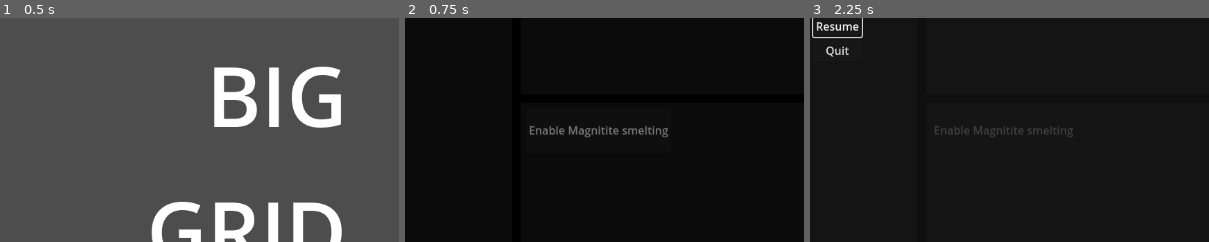
Above: before the commit, frames 1-3 (left to right).
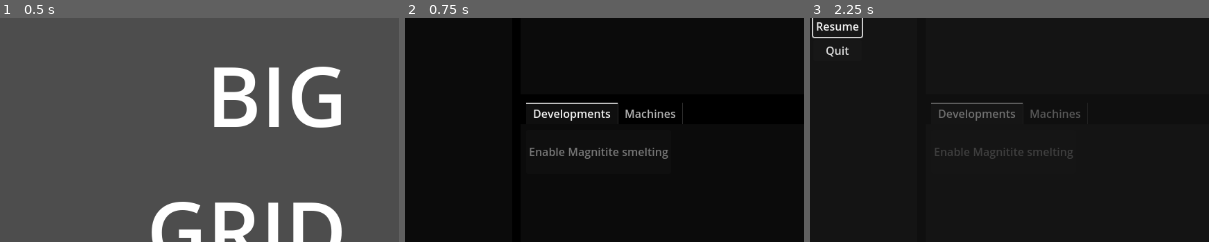
Above: after the commit, the same moments.

Repository: Carth501/The-Big-Grid
Game: Godot game, scene res://scenes/MainMenu.tscn
Same seed, same stepped clock (60 frames per second), same inputs: the game is played once before the commit and once after it. Sound files missing from this copy of the repository are replaced by a short silence.
Inputs (mouse positions are % of the whole screen's width and height, from its top left):
- Up to frame 1 (0.5 s): no input
- Up to frame 2 (0.75 s): click "New Game" at 0.5 s
- Up to frame 3 (2.25 s): click (7, 2) at 1.27 s; type "12" at 1.35 s; click (72, 2) at 1.5 s; type "12" at 1.58 s; click "Pause" at 2 s
The pictures show only the part of the screen within x 47-96%, y 40-90%; the shares and areas given below are measured in that part.

Frame 1 is identical in both runs. In frame 2, 2.3% of the frame differs, in the area x 30-70%, y 37-63%; in frame 3, 1.4%.

Commit message:
implement machines panel

Diff:
--- a/scenes/Game.tscn
+++ b/scenes/Game.tscn
@@ -18,6 +18,7 @@
 [ext_resource type="AudioStream" uid="uid://nqca84fbhaxg" path="res://sound/music/Pirate Software Gamejam 15, The Big Grid, _ Orc Dance Intermediate_.ogg" id="9_v5ac6"]
 [ext_resource type="Script" path="res://scripts/MusicSystem.gd" id="9_vk0jb"]
 [ext_resource type="AudioStream" uid="uid://dcdic5mi1gpr1" path="res://sound/music/Pirate Software Gamejam 15, The Big Grid, _ Orc Dance Orchestral_.ogg" id="10_agjpm"]
+[ext_resource type="Script" path="res://scripts/AutomationPanel.gd" id="11_3l4m0"]
 [ext_resource type="AudioStream" uid="uid://cdo74pgnqchtb" path="res://sound/music/_Workers' Delight_ The Big Grid, Pirate Software Gamejam 15.ogg" id="12_dwipf"]
 [ext_resource type="Script" path="res://scripts/logic/OptionsOverseer.gd" id="12_oy6by"]
 [ext_resource type="Script" path="res://scripts/logic/ObjectiveSystem.gd" id="14_lsg5e"]
@@ -229,12 +230,17 @@
 layout_mode = 2
 action_manager = NodePath("../../../../../../../Logic/ActionManager")
 
-[node name="DevBackground" type="ColorRect" parent="Display/MiddleSplit/RightSplit"]
+[node name="TabContainer" type="TabContainer" parent="Display/MiddleSplit/RightSplit"]
+layout_mode = 2
+current_tab = 1
+
+[node name="Developments" type="ColorRect" parent="Display/MiddleSplit/RightSplit/TabContainer"]
+visible = false
 clip_contents = true
 layout_mode = 2
 color = Color(0.0431373, 0.0431373, 0.0431373, 1)
 
-[node name="DevScrollContainer" type="ScrollContainer" parent="Display/MiddleSplit/RightSplit/DevBackground"]
+[node name="DevScrollContainer" type="ScrollContainer" parent="Display/MiddleSplit/RightSplit/TabContainer/Developments"]
 layout_mode = 1
 anchors_preset = 15
 anchor_right = 1.0
@@ -243,7 +249,7 @@
 grow_vertical = 2
 follow_focus = true
 
-[node name="MarginContainer" type="MarginContainer" parent="Display/MiddleSplit/RightSplit/DevBackground/DevScrollContainer"]
+[node name="MarginContainer" type="MarginContainer" parent="Display/MiddleSplit/RightSplit/TabContainer/Developments/DevScrollContainer"]
 layout_mode = 2
 size_flags_horizontal = 3
 theme_override_constants/margin_left = 8
@@ -251,10 +257,30 @@
 theme_override_constants/margin_right = 8
 theme_override_constants/margin_bottom = 8
 
-[node name="HFlowContainer" type="HFlowContainer" parent="Display/MiddleSplit/RightSplit/DevBackground/DevScrollContainer/MarginContainer" node_paths=PackedStringArray("development_handler")]
+[node name="HFlowContainer" type="HFlowContainer" parent="Display/MiddleSplit/RightSplit/TabContainer/Developments/DevScrollContainer/MarginContainer" node_paths=PackedStringArray("development_handler")]
 layout_mode = 2
 script = ExtResource("4_p32ci")
-development_handler = NodePath("../../../../../../../Logic/DevelopmentHandler")
+development_handler = NodePath("../../../../../../../../Logic/DevelopmentHandler")
+
+[node name="Machines" type="ColorRect" parent="Display/MiddleSplit/RightSplit/TabContainer" node_paths=PackedStringArray("machine_container", "machine_factory")]
+layout_mode = 2
+color = Color(0.0431373, 0.0431373, 0.0431373, 1)
+script = ExtResource("11_3l4m0")
+machine_container = NodePath("ScrollContainer/HFlowContainer")
+machine_factory = NodePath("../../../../../Logic/MachineFactory")
+
+[node name="ScrollContainer" type="ScrollContainer" parent="Display/MiddleSplit/RightSplit/TabContainer/Machines"]
+layout_mode = 1
+anchors_preset = 15
+anchor_right = 1.0
+anchor_bottom = 1.0
+grow_horizontal = 2
+grow_vertical = 2
+horizontal_scroll_mode = 0
+
+[node name="HFlowContainer" type="HFlowContainer" parent="Display/MiddleSplit/RightSplit/TabContainer/Machines/ScrollContainer"]
+layout_mode = 2
+size_flags_horizontal = 3
 
 [node name="SaveFilePanel" type="Button" parent="Display"]
 visible = false
@@ -374,8 +400,9 @@
 
 [node name="Logic" type="Node" parent="."]
 
-[node name="MachineFactory" type="Node" parent="Logic"]
+[node name="MachineFactory" type="Node" parent="Logic" node_paths=PackedStringArray("supply_collection")]
 script = ExtResource("4_e1gh5")
+supply_collection = NodePath("../SupplyCollection")
 
 [node name="SupplyCollection" type="Node" parent="Logic" node_paths=PackedStringArray("filter_foreman")]
 script = ExtResource("5_vwwhk")
@@ -474,6 +501,7 @@
 [connection signal="finished" from="Display/MusicSystem/OrcDanceOrchestral" to="Display/MusicSystem" method="next_track"]
 [connection signal="finished" from="Display/MusicSystem/WorkersDelight" to="Display/MusicSystem" method="next_track"]
 [connection signal="new_machine_built" from="Logic/MachineFactory" to="Display/MiddleSplit/RightSplit/ActionBackground/ActionMenuScrollContainer/MarginContainer/ActionMenu" method="add_new_machine"]
+[connection signal="new_machine_built" from="Logic/MachineFactory" to="Display/MiddleSplit/RightSplit/TabContainer/Machines" method="add_machine_editor"]
 [connection signal="new_supply" from="Logic/SupplyCollection" to="Display/MiddleSplit/SupplyBackground/SupplyScrollContainer/MarginContainer/HFlowContainer" method="_on_supply_collection_new_supply"]
 [connection signal="open_supply" from="Logic/SupplyCollection" to="Display/MiddleSplit/RightSplit/ActionBackground" method="open_supply_menu"]
 [connection signal="action_search_filter" from="Logic/ActionManager" to="Display/MiddleSplit/RightSplit/ActionBackground/ActionScrollContainer/MarginContainer/HFlowContainer" method="filter_actions"]
--- a/scenes/display/ActionMachineEditor.tscn
+++ b/scenes/display/ActionMachineEditor.tscn
@@ -3,23 +3,41 @@
 [ext_resource type="Script" path="res://scripts/display/ActionMachineEditor.gd" id="1_x85dw"]
 [ext_resource type="PackedScene" uid="uid://ciae7vjp2rl2u" path="res://scenes/display/DropdownArrow.tscn" id="2_nmtv4"]
 
-[node name="ActionMachineEditor" type="Panel" node_paths=PackedStringArray("name_field", "op_rate_field", "condition_list_container")]
+[node name="ActionMachineEditor" type="Control" node_paths=PackedStringArray("name_field", "op_rate_field", "condition_list_container")]
 custom_minimum_size = Vector2(232, 116)
+layout_mode = 3
+anchors_preset = 0
 offset_right = 232.0
-offset_bottom = 203.0
+offset_bottom = 144.0
+size_flags_vertical = 3
 script = ExtResource("1_x85dw")
-name_field = NodePath("Header/LineEdit")
-op_rate_field = NodePath("IntervalControl/OperationRateField")
-condition_list_container = NodePath("ConditionList")
+name_field = NodePath("Panel/VFlowContainer/Header/LineEdit")
+op_rate_field = NodePath("Panel/VFlowContainer/IntervalControl/OperationRateField")
+condition_list_container = NodePath("Panel/VFlowContainer/ConditionList")
 
-[node name="Header" type="Button" parent="."]
-layout_mode = 0
-offset_left = 4.0
-offset_top = 5.0
-offset_right = 229.0
-offset_bottom = 36.0
+[node name="Panel" type="Panel" parent="."]
+layout_mode = 1
+anchors_preset = 15
+anchor_right = 1.0
+anchor_bottom = 1.0
+grow_horizontal = 2
+grow_vertical = 2
 
-[node name="DropdownArrow" parent="Header" instance=ExtResource("2_nmtv4")]
+[node name="VFlowContainer" type="VFlowContainer" parent="Panel"]
+layout_mode = 1
+anchors_preset = 15
+anchor_right = 1.0
+anchor_bottom = 1.0
+offset_right = 1.0
+offset_bottom = 1.0
+grow_horizontal = 2
+grow_vertical = 2
+
+[node name="Header" type="Button" parent="Panel/VFlowContainer"]
+custom_minimum_size = Vector2(230, 32)
+layout_mode = 2
+
+[node name="DropdownArrow" parent="Panel/VFlowContainer/Header" instance=ExtResource("2_nmtv4")]
 visible = false
 layout_mode = 1
 offset_left = 201.0
@@ -27,37 +45,18 @@
 offset_right = -24.0
 offset_bottom = -25.0
 
-[node name="LineEdit" type="LineEdit" parent="Header"]
+[node name="LineEdit" type="LineEdit" parent="Panel/VFlowContainer/Header"]
 layout_mode = 0
 offset_left = 2.0
 offset_right = 197.0
 offset_bottom = 31.0
 placeholder_text = "Machine Name"
 
-[node name="AddConditionButton" type="Button" parent="."]
+[node name="ActiveSwitch" type="Control" parent="Panel/VFlowContainer"]
+custom_minimum_size = Vector2(0, 35)
 layout_mode = 2
-offset_left = 4.0
-offset_top = 120.0
-offset_right = 228.0
-offset_bottom = 148.0
-theme_override_font_sizes/font_size = 14
-text = "Add condition"
 
-[node name="ConditionList" type="VBoxContainer" parent="."]
-layout_mode = 0
-offset_left = 40.0
-offset_top = 154.0
-offset_right = 40.0
-offset_bottom = 199.0
-theme_override_constants/separation = 45
-
-[node name="ActiveSwitch" type="Control" parent="."]
-anchors_preset = 0
-offset_top = 39.0
-offset_right = 40.0
-offset_bottom = 79.0
-
-[node name="CheckButton" type="CheckButton" parent="ActiveSwitch"]
+[node name="CheckButton" type="CheckButton" parent="Panel/VFlowContainer/ActiveSwitch"]
 layout_mode = 0
 offset_left = 126.0
 offset_right = 170.0
@@ -65,7 +64,7 @@
 scale = Vector2(1.5, 1.5)
 button_pressed = true
 
-[node name="Label" type="Label" parent="ActiveSwitch"]
+[node name="Label" type="Label" parent="Panel/VFlowContainer/ActiveSwitch"]
 layout_mode = 0
 offset_left = 44.0
 offset_top = 8.0
@@ -73,13 +72,11 @@
 offset_bottom = 31.0
 text = "Active"
 
-[node name="IntervalControl" type="Control" parent="."]
-anchors_preset = 0
-offset_top = 79.0
-offset_right = 40.0
-offset_bottom = 119.0
+[node name="IntervalControl" type="Control" parent="Panel/VFlowContainer"]
+custom_minimum_size = Vector2(0, 31)
+layout_mode = 2
 
-[node name="Label" type="Label" parent="IntervalControl"]
+[node name="Label" type="Label" parent="Panel/VFlowContainer/IntervalControl"]
 layout_mode = 0
 offset_left = 8.0
 offset_top = 3.0
@@ -87,7 +84,7 @@
 offset_bottom = 26.0
 text = "Interval (S)"
 
-[node name="OperationRateField" type="SpinBox" parent="IntervalControl"]
+[node name="OperationRateField" type="SpinBox" parent="Panel/VFlowContainer/IntervalControl"]
 layout_mode = 2
 offset_left = 108.0
 offset_right = 226.0
@@ -97,7 +94,19 @@
 step = 0.1
 value = 10.0
 
-[connection signal="text_changed" from="Header/LineEdit" to="." method="set_machine_name"]
-[connection signal="pressed" from="AddConditionButton" to="." method="request_additional_condition"]
-[connection signal="toggled" from="ActiveSwitch/CheckButton" to="." method="set_running"]
-[connection signal="value_changed" from="IntervalControl/OperationRateField" to="." method="set_interval"]
+[node name="AddConditionButton" type="Button" parent="Panel/VFlowContainer"]
+custom_minimum_size = Vector2(0, 28)
+layout_mode = 2
+theme_override_font_sizes/font_size = 14
+text = "Add condition"
+
+[node name="ConditionList" type="VBoxContainer" parent="Panel/VFlowContainer"]
+layout_mode = 2
+theme_override_constants/separation = 45
+
+[connection signal="text_changed" from="Panel/VFlowContainer/Header/LineEdit" to="." method="set_machine_name"]
+[connection signal="toggled" from="Panel/VFlowContainer/ActiveSwitch/CheckButton" to="." method="set_running"]
+[connection signal="value_changed" from="Panel/VFlowContainer/IntervalControl/OperationRateField" to="." method="set_interval"]
+[connection signal="pressed" from="Panel/VFlowContainer/AddConditionButton" to="." method="request_additional_condition"]
+[connection signal="child_entered_tree" from="Panel/VFlowContainer/ConditionList" to="." method="resize"]
+[connection signal="child_exiting_tree" from="Panel/VFlowContainer/ConditionList" to="." method="resize_minus_one"]
--- /dev/null
+++ b/scripts/AutomationPanel.gd
@@ -0,0 +1,15 @@
+extends ColorRect
+
+@onready var machine_editor_prefab := preload("res://scenes/display/ActionMachineEditor.tscn")
+@export var machine_container : HFlowContainer
+@export var machine_factory : Machine_Factory
+
+func _ready() -> void:
+	var machine_registry = machine_factory.machine_registry
+	for machine_id in machine_registry:
+		add_machine_editor(machine_registry[machine_id])
+
+func add_machine_editor(new_machine : Machine):
+	var new_machine_editor = machine_editor_prefab.instantiate()
+	new_machine_editor.set_machine(new_machine)
+	machine_container.add_child(new_machine_editor)
--- a/scripts/display/ActionMachineEditor.gd
+++ b/scripts/display/ActionMachineEditor.gd
@@ -1,4 +1,4 @@
-class_name Action_Machine_Editor extends Panel
+class_name Action_Machine_Editor extends Control
 
 @export var name_field : LineEdit
 @export var op_rate_field : SpinBox
@@ -13,6 +13,9 @@
 	for conditional in machine.conditionals:
 		add_conditional(conditional)
 	machine.new_conditional.connect(add_conditional)
+
+func _ready() -> void:
+	resize(null)
 
 func close():
 	machine.new_conditional.disconnect(add_conditional)
@@ -33,3 +36,13 @@
 	var new_conditional_display = condition_bar_prefab.instantiate()
 	condition_list_container.add_child(new_conditional_display)
 	new_conditional_display.set_expression(new_conditional)
+
+func resize(_node):
+	var condition_count = condition_list_container.get_child_count()
+	var vertical_length = 144 + condition_count * 49
+	custom_minimum_size.y = vertical_length
+
+func resize_minus_one(_node):
+	var condition_count = condition_list_container.get_child_count() - 1
+	var vertical_length = 144 + condition_count * 49
+	custom_minimum_size.y = vertical_length
--- a/scripts/logic/Action.gd
+++ b/scripts/logic/Action.gd
@@ -127,12 +127,12 @@
 func calculate_machine_cost() -> Dictionary:
 	if(automation_cost == null || automation_cost == {}):
 		return {}
-	var count := machine_factory.get_machine_count_by_id(id) + 1
+	#var count := machine_factory.get_machine_count_by_id(id) + 1
 	var cost = automation_cost.duplicate(true)
-	for supply in cost:
-		var supply_deltas = cost[supply].deltas
-		for index in range(supply_deltas.size()):
-			supply_deltas[index] *= count
+	#for supply in cost:
+		#var supply_deltas = cost[supply].deltas
+		#for index in range(supply_deltas.size()):
+			#supply_deltas[index] *= count
 	return cost
 
 func add_tag(tag : String):
--- a/scripts/logic/MachineFactory.gd
+++ b/scripts/logic/MachineFactory.gd
@@ -11,9 +11,9 @@
 	if(!machine_registry.has(action.id)):
 		machine_registry[action.id] = []
 	machine_registry[action.id].append(new_machine)
-	new_machine_built.emit(new_machine)
 	var new_name := str("machine #", machine_registry[action.id].size())
 	new_machine.set_name(new_name)
+	new_machine_built.emit(new_machine)
 	return new_machine
 
 func get_machines_by_id(id : String) -> Array:
Not shown: 1 places in scenes/Game.tscn that only renumber resources
